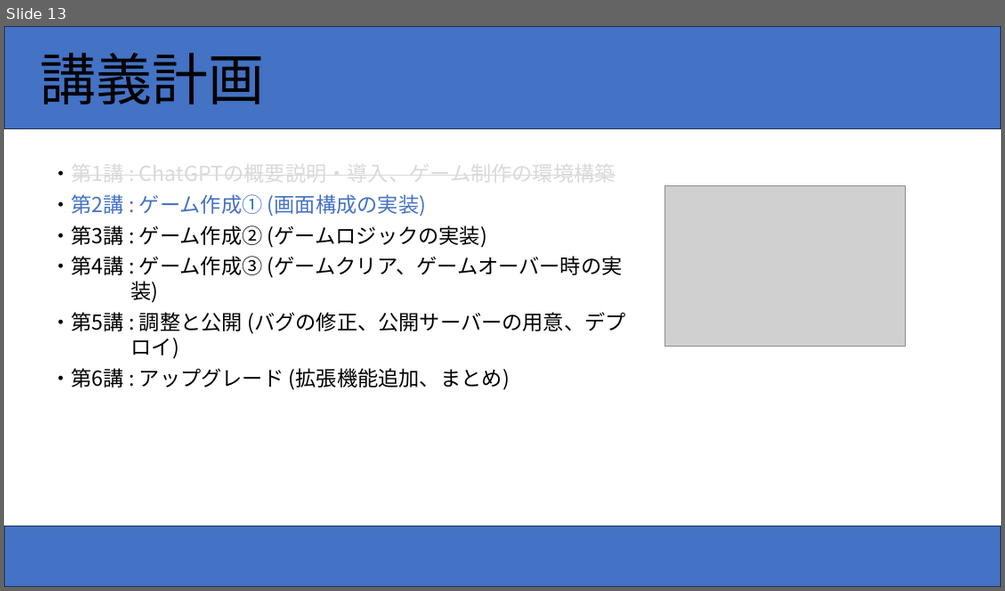
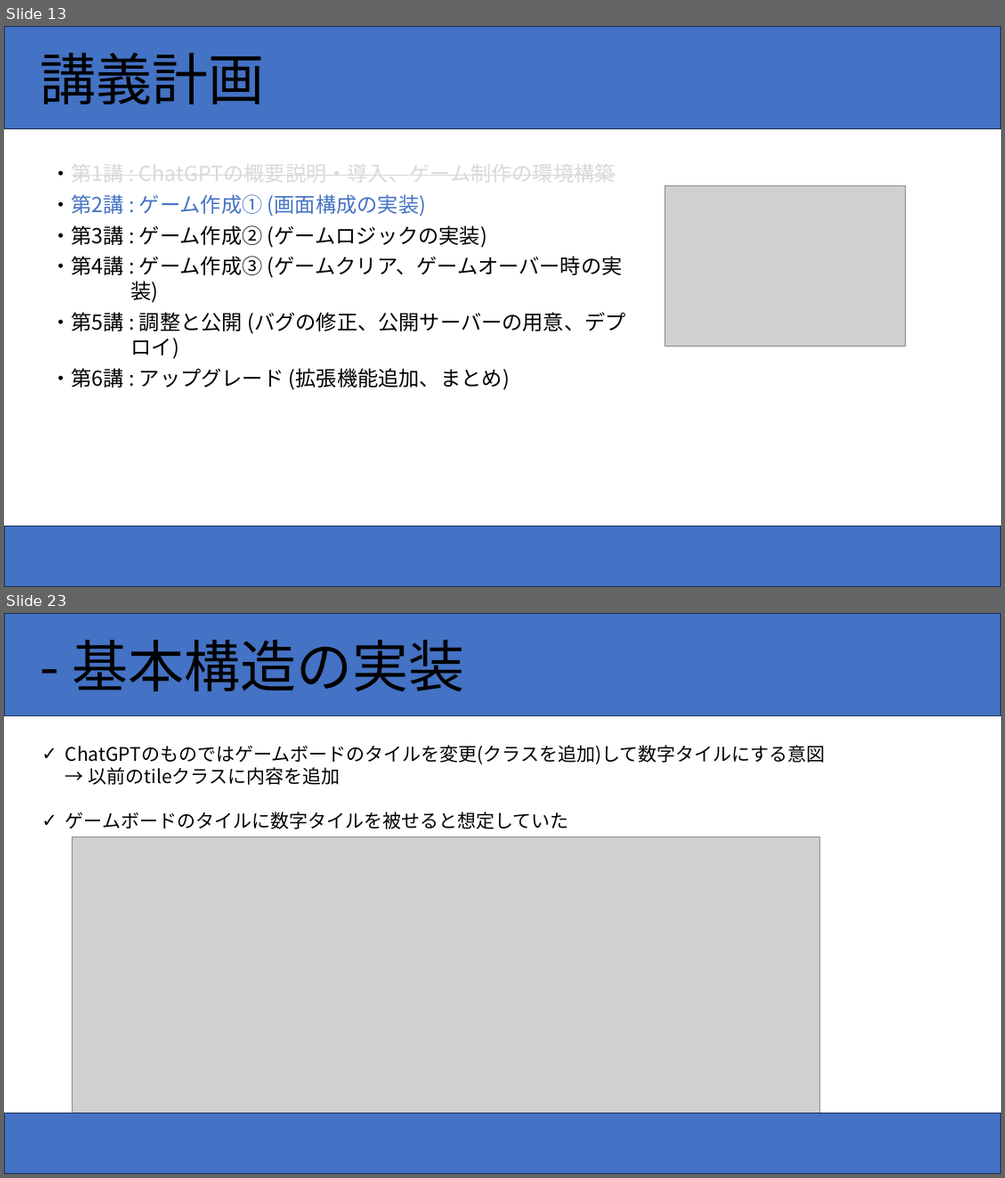
Before and after one commit to RintaroooTobita/2048chatgpt, a slide deck: ChatGPTを用いてゲームを作ろう！.pptx. Shown one above the other, each under a label of ours: slide 13 before the commit, slides 13 and 23 after it; the slides between them are not shown. The pictures are 1005x591 and 1005x1178 pixels, drawn with LibreOffice and Linux fonts; fonts in the diff are those of the drawing; grey boxes stand for pictures. Boxes give left, top, right and bottom in pixels: in the first picture for what was removed or moved away, otherwise in the second. Text is boxed around its words. In the diff, an @@ line names an element or a change of style, - is before the commit and + after.

```diff
--- a/ChatGPTを用いてゲームを作ろう！.pptx
+++ b/ChatGPTを用いてゲームを作ろう！.pptx
@@ slide 23 added at (4, 613, 1001, 1174), background #FFFFFF @@
@@ rectangle added at (4, 613, 1001, 716), fill #4472C4, outline #1E3256 1 pt, 54 pt, text #000000 @@
+- 基本構造の実装
@@ text added at (65, 745, 825, 829), 18 pt, text #000000 @@
+✓ ChatGPTのものではゲームボードのタイルを変更(クラスを追加)して数字タイルにする意図
+  → 以前のtileクラスに内容を追加
+✓ ゲームボードのタイルに数字タイルを被せると想定していた
@@ picture added at (72, 836, 820, 1174) @@
@@ rectangle added at (4, 1113, 1001, 1174), fill #4472C4, outline #1E3256 1 pt @@
```
Also in this commit, not shown: 2 slides changed, 13 other slides added.
